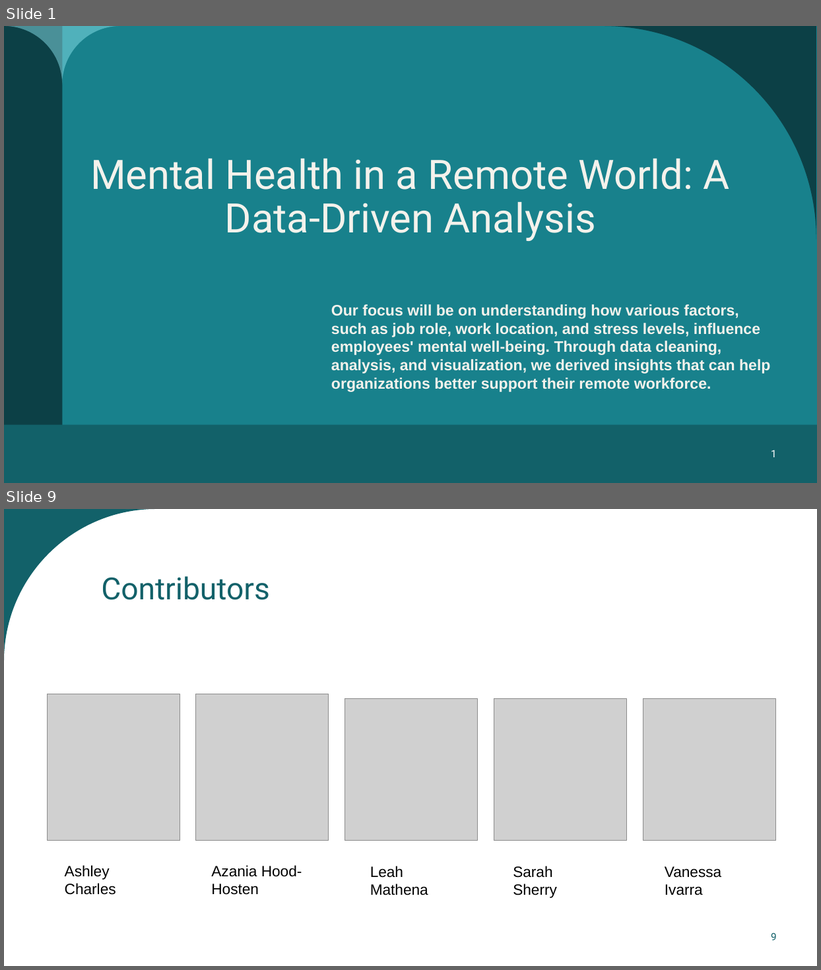
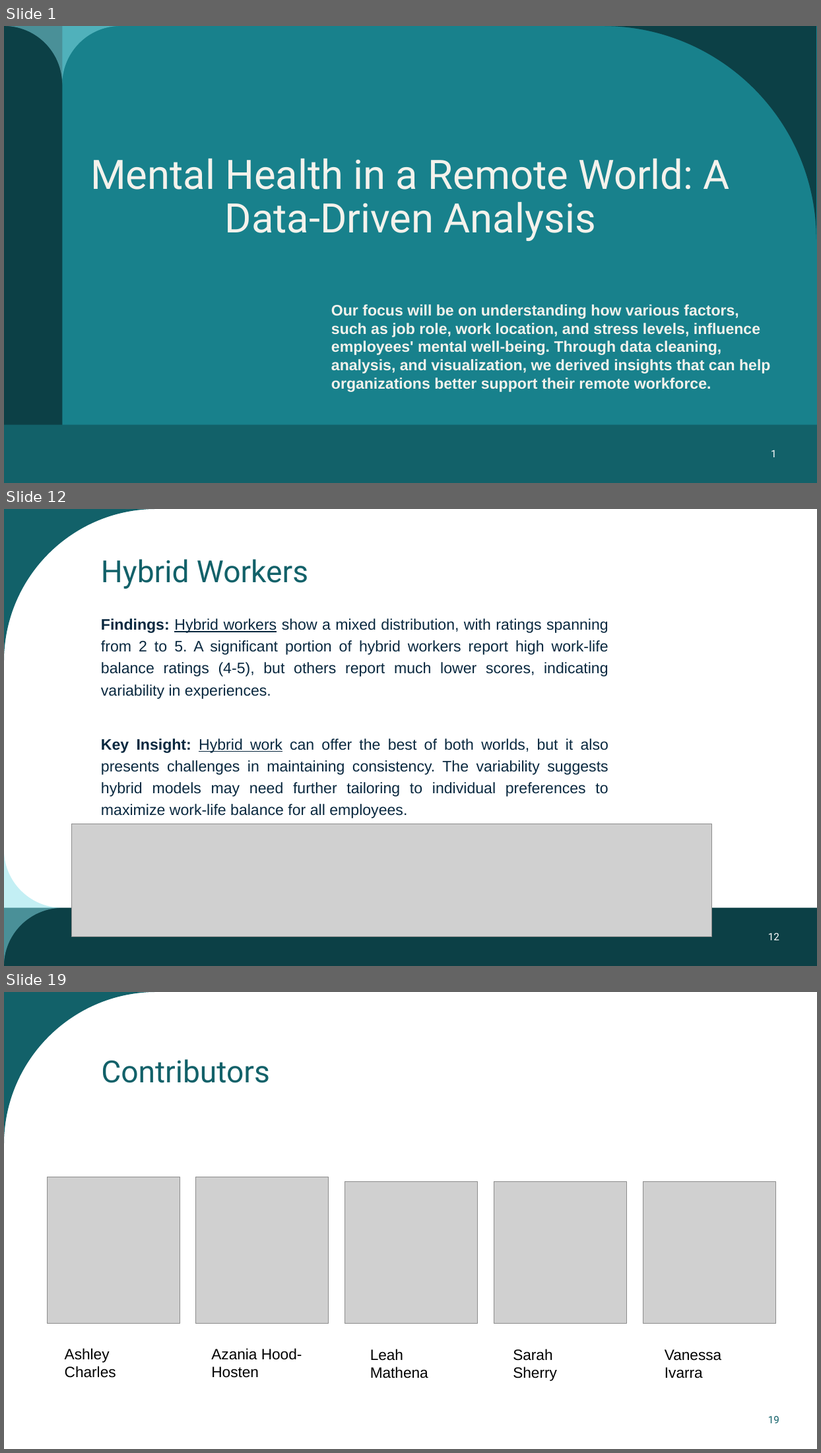
Before and after one commit to AzaniaHH/Project-3, a slide deck: Mental Health presentation.pptx. Shown one above the other, each under a label of ours: slides 1 and 9 before the commit, slides 1, 12 and 19 after it; the slides between them are not shown. The pictures are 821x970 and 821x1453 pixels, drawn with LibreOffice and Linux fonts; fonts in the diff are those of the drawing; grey boxes stand for pictures. Boxes give left, top, right and bottom in pixels: in the first picture for what was removed or moved away, otherwise in the second. Text is boxed around its words. In the diff, an @@ line names an element or a change of style, - is before the commit and + after.

```diff
--- a/Mental Health presentation.pptx
+++ b/Mental Health presentation.pptx
@@ slide 12 added at bbox=[4, 509, 817, 966], background #FFFFFF; not listed: 1 template element that a slide beside it also shows @@
@@ title added at bbox=[101, 559, 308, 589], 36 pt, text #126169 @@
+Hybrid Workers
@@ text added at bbox=[101, 619, 609, 819], 18 pt, text #09283F @@
+Findings: Hybrid workers show a mixed distribution, with ratings spanning from 2 to 5. A significant portion of hybrid workers report high work-life balance ratings (4-5), but others report much lower scores, indicating variability in experiences.
+Key Insight: Hybrid work can offer the best of both worlds, but it also presents challenges in maintaining consistency. The variability suggests hybrid models may need further tailoring to individual preferences to maximize work-life balance for all employees.
@@ picture added at bbox=[72, 824, 712, 938] @@
@@ freeform shape added at bbox=[4, 850, 63, 966], fill #89E1EB at 50% opacity @@
@@ rectangle added at bbox=[4, 908, 817, 966], fill #0C4046 @@
@@ page number added at bbox=[768, 933, 780, 941], 12 pt, text #FFFFFF @@
+12
@@ what was slide 9 is now slide 19 @@
@@ page number at bbox=[768, 1416, 780, 1424]: text changed @@
-9
+19
```
Also in this commit, not shown: 2 slides changed, 14 other slides added, 5 slides removed.
